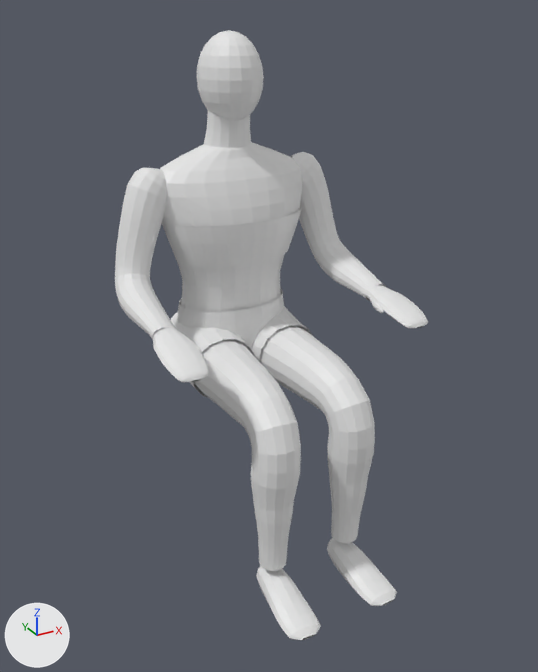
The OBJ model models/base-mesh/reference/ink-body-masc.obj as it was, and as the next commit left it.
Camera for both pictures: a 50 mm lens placed at (-0.888, -1.835, 1.467), pointed at (-0.022, -0.261, 0.68). The lights are fixed; the arrows at lower left show +X, +Y and +Z. The first picture is the older version. Where no turn or scale is listed for an object, it has been applied to the vertices. Vertices at exactly the same position are counted once.

Objects in the first picture: 'arm_l', 'arm_r', 'foot_l', 'foot_r', 'hand_l', 'hand_r', 'head', 'leg_l', 'leg_r', 'shorts', 'shortsleg_r', 'top', 'torso' and 3 more.
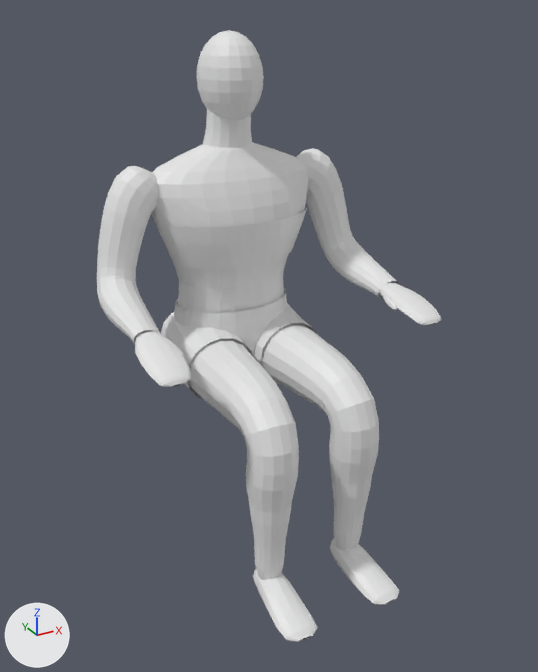
Location of each change, (x1, y1, x2, y2) in pixels of the pictures (538 x 672 px):
'torso', reshaped (10% wider): before (160, 142, 302, 312); after (152, 142, 309, 313)
'leg_r', reshaped: before (193, 339, 301, 571); after (188, 338, 299, 580)
'leg_l', reshaped: before (259, 325, 375, 543); after (260, 323, 379, 550)
'arm_r', reshaped (8% wider): before (115, 168, 174, 339); after (97, 166, 161, 344)
'arm_l', reshaped (7% wider): before (290, 152, 386, 300); after (296, 148, 399, 298)
'hand_r', moved, rescaled: before (152, 327, 209, 382); after (134, 330, 191, 387)
'foot_r', moved: before (256, 566, 321, 640); after (253, 569, 318, 642)
'hand_l', moved, rescaled: before (365, 284, 428, 328); after (378, 281, 441, 325)

The change in detail:
me_arm_l is used by ob_arm_l; location (0.0, 0.0, 0.0).
me_arm_l had 308 vertices, 588 faces and spanned x 0.173..0.361, y -0.275..0.062, z 0.721..1.093.
me_arm_l now has 308 vertices, 588 faces and spans x 0.202..0.409, y -0.276..0.068, z 0.719..1.099.
me_arm_l part 1: 308 of 308 vertices moved; they spanned x 0.173..0.361, y -0.275..0.062, z 0.721..1.093 and now span x 0.202..0.409, y -0.276..0.068, z 0.719..1.099; mean shift (0.039, 0.001, 0.001).
me_arm_r is used by ob_arm_r; location (0.0, 0.0, 0.0).
me_arm_r had 308 vertices, 588 faces and spanned x -0.361..-0.173, y -0.275..0.062, z 0.721..1.093.
me_arm_r now has 308 vertices, 588 faces and spans x -0.409..-0.202, y -0.276..0.068, z 0.719..1.099.
me_arm_r part 2: 308 of 308 vertices moved; they spanned x -0.361..-0.173, y -0.275..0.062, z 0.721..1.093 and now span x -0.409..-0.202, y -0.276..0.068, z 0.719..1.099; mean shift (-0.039, 0.001, 0.001).
me_foot_r is used by ob_foot_r; location (0.0, 0.0, 0.0).
me_foot_r had 156 vertices, 288 faces and spanned x -0.17..-0.07, y -0.651..-0.395, z 0.004..0.095.
me_foot_r now has 156 vertices, 288 faces and spans x -0.18..-0.08, y -0.651..-0.395, z 0.004..0.095.
me_foot_r part 3: the whole mesh is moved by (-0.01, 0.0, 0.0).
me_hand_l is used by ob_hand_l; location (0.0, 0.0, 0.0).
me_hand_l had 144 vertices, 264 faces and spanned x 0.266..0.365, y -0.459..-0.246, z 0.705..0.768.
me_hand_l now has 144 vertices, 264 faces and spans x 0.31..0.41, y -0.459..-0.246, z 0.704..0.768.
me_hand_l part 4: the whole mesh is moved by (0.044, 0.0, 0.0).
me_hand_r is used by ob_hand_r; location (0.0, 0.0, 0.0).
me_hand_r had 144 vertices, 264 faces and spanned x -0.365..-0.266, y -0.459..-0.246, z 0.705..0.768.
me_hand_r now has 144 vertices, 264 faces and spans x -0.41..-0.31, y -0.459..-0.246, z 0.704..0.768.
me_hand_r part 5: the whole mesh is moved by (-0.044, 0.0, 0.0).
me_leg_l is used by ob_leg_l; location (0.0, 0.0, 0.0).
me_leg_l had 384 vertices, 736 faces and spanned x 0.0..0.192, y -0.523..0.09, z 0.114..0.673.
me_leg_l now has 416 vertices, 800 faces and spans x 0.004..0.207, y -0.526..0.091, z 0.071..0.677.
me_leg_l part 6: 384 vertices removed from x 0.0..0.192, y -0.523..0.09, z 0.114..0.673; 416 vertices added at x 0.004..0.207, y -0.526..0.091, z 0.071..0.677.
me_leg_r is used by ob_leg_r; location (0.0, 0.0, 0.0).
me_leg_r had 384 vertices, 736 faces and spanned x -0.192..0.0, y -0.523..0.09, z 0.114..0.673.
me_leg_r now has 416 vertices, 800 faces and spans x -0.207..-0.004, y -0.526..0.091, z 0.071..0.677.
me_leg_r part 7: 384 vertices removed from x -0.192..0.0, y -0.523..0.09, z 0.114..0.673; 416 vertices added at x -0.207..-0.004, y -0.526..0.091, z 0.071..0.677.
me_torso is used by ob_torso; location (0.0, 0.0, 0.0).
me_torso had 600 vertices, 1140 faces and spanned x -0.224..0.224, y -0.134..0.123, z 0.484..1.14.
me_torso now has 600 vertices, 1140 faces and spans x -0.243..0.243, y -0.144..0.131, z 0.484..1.14.
me_torso part 8: 600 of 600 vertices moved; they spanned x -0.224..0.224, y -0.134..0.123, z 0.484..1.14 and now span x -0.243..0.243, y -0.144..0.131, z 0.484..1.14; mean shift (0.0, 0.0, 0.0).
